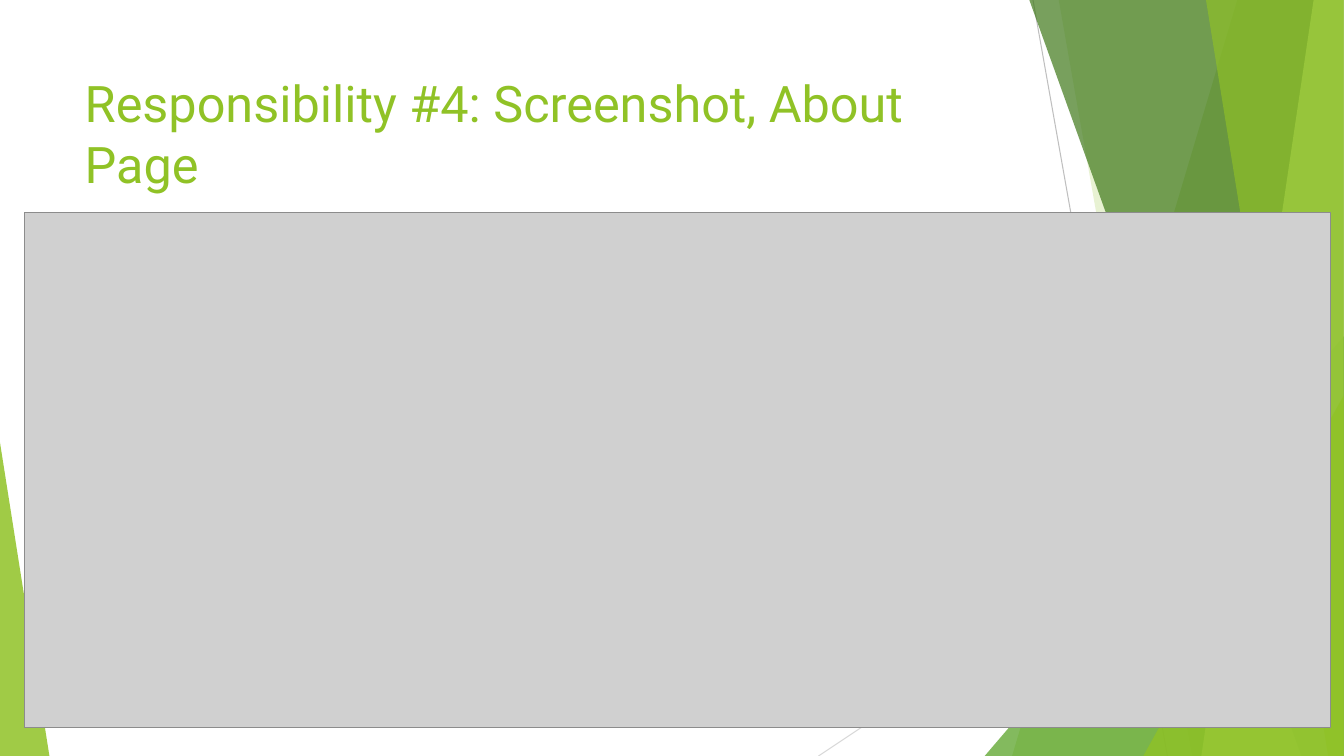
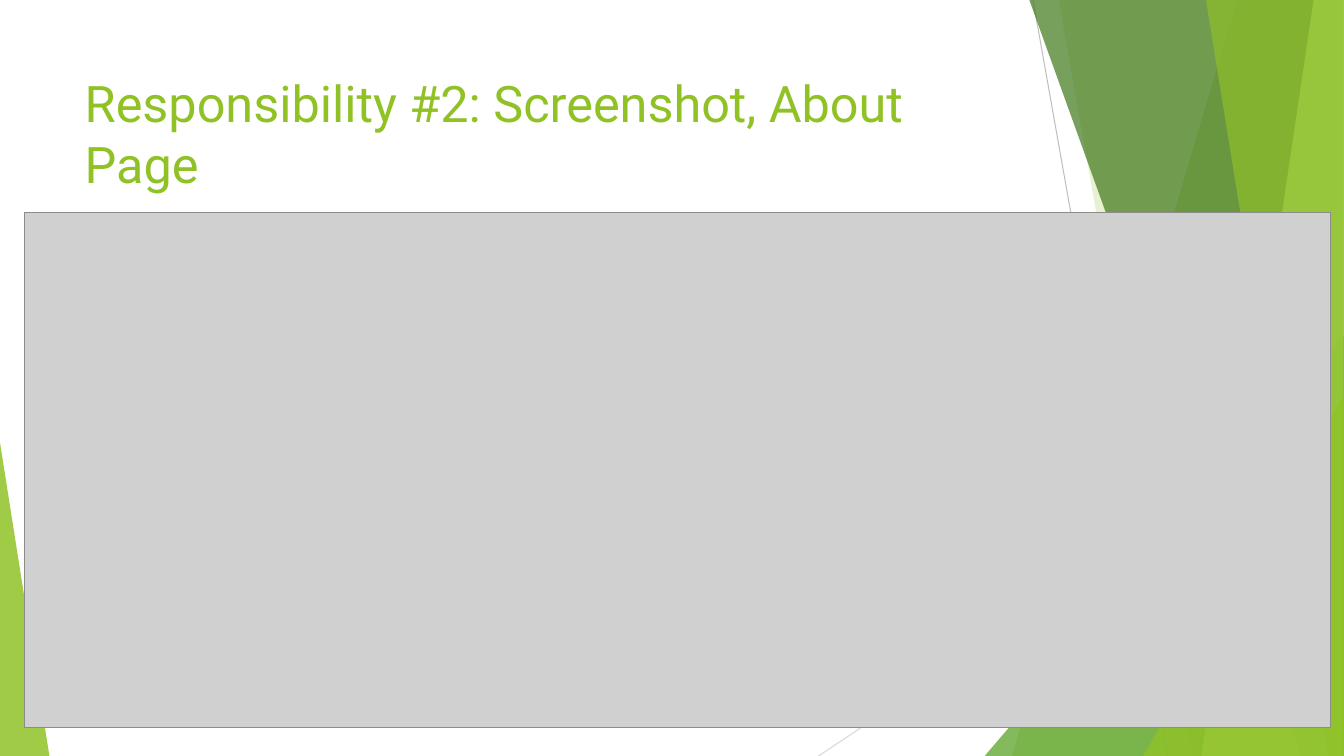
Before and after one commit to AlexDCraig/senior-capstone-project, a slide deck: slide 14 of progressReportWinterTerm/SlidesForAlex.pptx. Drawn at 1344x756 pixels with LibreOffice and Linux fonts; fonts in the diff are those of the drawing; grey boxes stand for pictures. Boxes give left, top, right and bottom in pixels: in the first picture for what was removed or moved away, otherwise in the second. Text is boxed around its words. In the diff, an @@ line names an element or a change of style, - is before the commit and + after.

```diff
--- a/progressReportWinterTerm/SlidesForAlex.pptx
+++ b/progressReportWinterTerm/SlidesForAlex.pptx
@@ title at (85,84,903,194): text changed @@
-Responsibility #4: Screenshot, About Page
+Responsibility #2: Screenshot, About Page
```
Also in this commit, not shown: 1 other slide changed.
